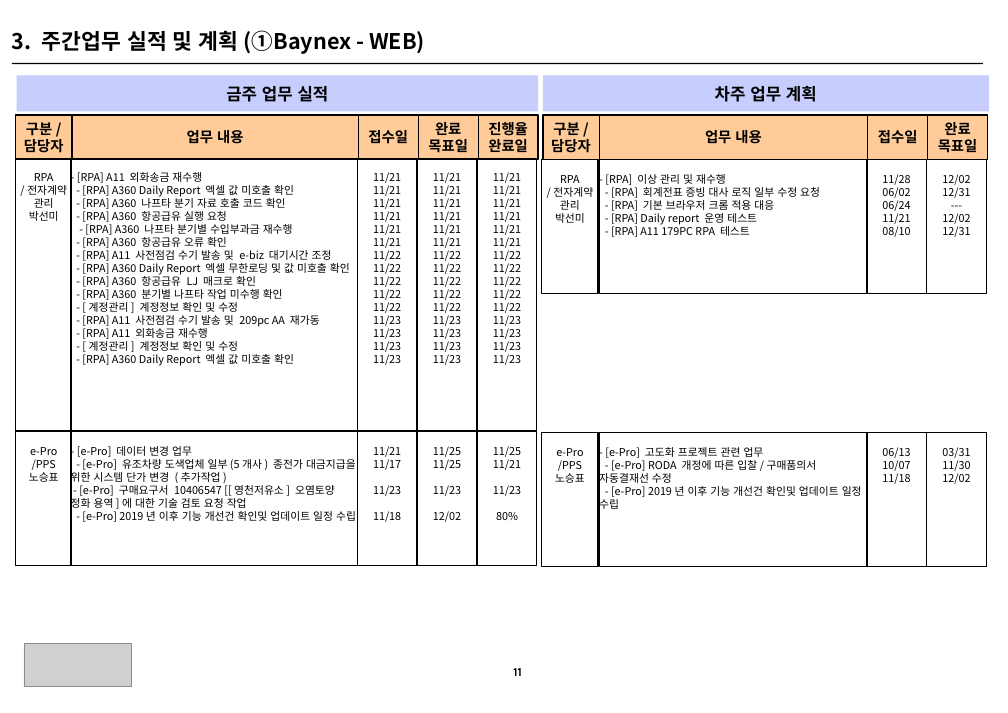
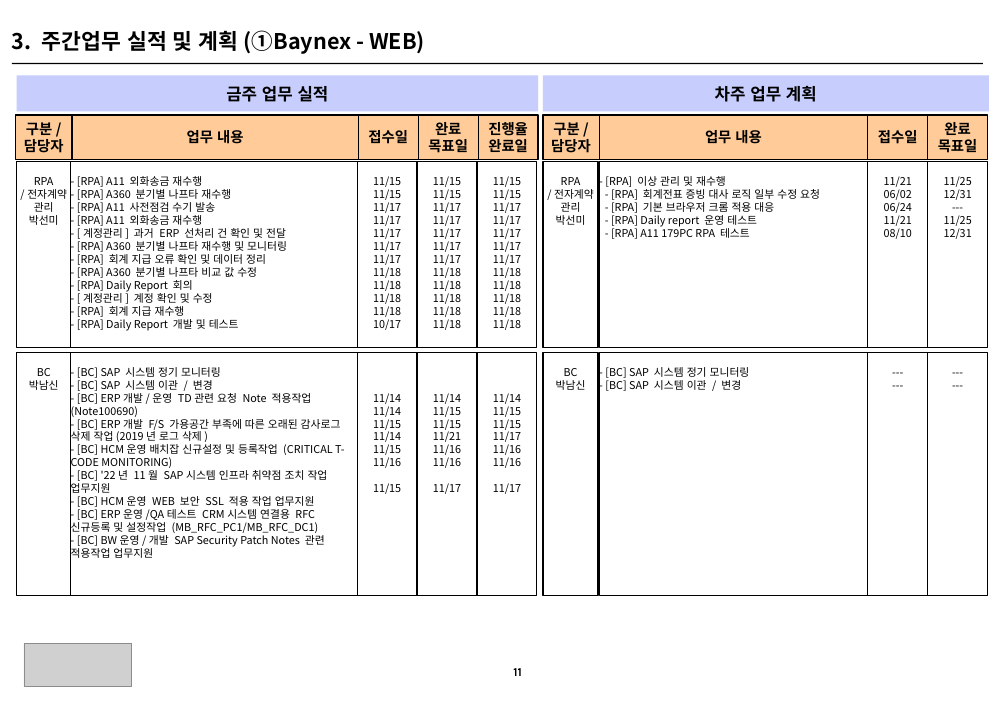
Before and after one commit to HywuLeeJiEun/BBS, a slide deck: slide 1 of src/main/webapp/WEB-INF/Files/주간보고_sample.pptx. Drawn at 1008x713 pixels with LibreOffice and Linux fonts; fonts in the diff are those of the drawing; grey boxes stand for pictures. Boxes give left, top, right and bottom in pixels: in the first picture for what was removed or moved away, otherwise in the second. Text is boxed around its words. In the diff, an @@ line names an element or a change of style, - is before the commit and + after.

```diff
--- a/src/main/webapp/WEB-INF/Files/주간보고_sample.pptx
+++ b/src/main/webapp/WEB-INF/Files/주간보고_sample.pptx
@@ rectangle "RPA /전자계약관리 박선미": place and size @@
-rectangle "RPA /전자계약관리 박선미" at (16,158,72,430)
+rectangle "RPA /전자계약관리 박선미" at (16,162,70,348)
@@ rectangle "- [RPA] A11 외화송금 재수행 ...": place and size @@
-rectangle "- [RPA] A11 외화송금 재수행 ..." at (71,158,357,430)
+rectangle "- [RPA] A11 외화송금 재수행 ..." at (71,162,357,348)
@@ text in rectangle at (77,176,287,331): text changed @@
-- [RPA] A11 외화송금 재수행
-- [RPA] A360 Daily Report 엑셀 값 미호출 확인
-- [RPA] A360 나프타 분기 자료 호출 코드 확인
-- [RPA] A360 항공급유 실행 요청
-- [RPA] A360 나프타 분기별 수입부과금 재수행
-- [RPA] A360 항공급유 오류 확인
-- [RPA] A11 사전점검 수기 발송 및 e-biz 대기시간 조정
-- [RPA] A360 Daily Report 엑셀 무한로딩 및 값 미호출 확인
-- [RPA] A360 항공급유 LJ 매크로 확인
-- [RPA] A360 분기별 나프타 작업 미수행 확인
-- [계정관리] 계정정보 확인 및 수정
-- [RPA] A11 사전점검 수기 발송 및 209pc AA 재가동
-- [RPA] A11 외화송금 재수행
-- [계정관리] 계정정보 확인 및 수정
-- [RPA] A360 Daily Report 엑셀 값 미호출 확인
+- [RPA] A11 외화송금 재수행
+- [RPA] A360 분기별 나프타 재수행
+- [RPA] A11 사전점검 수기 발송
+- [RPA] A11 외화송금 재수행
+- [계정관리] 과거 ERP 선처리 건 확인 및 전달
+- [RPA] A360 분기별 나프타 재수행 및 모니터링
+- [RPA] 회계 지급 오류 확인 및 데이터 정리
+- [RPA] A360 분기별 나프타 비교 값 수정
+- [RPA] Daily Report 회의
+- [계정관리] 계정 확인 및 수정
+- [RPA] 회계 지급 재수행
+- [RPA] Daily Report 개발 및 테스트
@@ rectangle "11/15 11/15 11/17 11/17 11/17 ...": place and size @@
-rectangle "11/15 11/15 11/17 11/17 11/17 ..." at (357,158,417,430)
+rectangle "11/15 11/15 11/17 11/17 11/17 ..." at (357,162,417,348)
@@ text in rectangle at (373,176,401,330): text changed @@
-11/21
-11/21
-11/21
-11/21
-11/21
-11/21
-11/22
-11/22
-11/22
-11/22
-11/22
-11/23
-11/23
-11/23
-11/23
+11/15
+11/15
+11/17
+11/17
+11/17
+11/17
+11/17
+11/18
+11/18
+11/18
+11/18
+10/17
@@ rectangle "11/15 11/15 11/17 11/17 11/17 ...": place and size @@
-rectangle "11/15 11/15 11/17 11/17 11/17 ..." at (417,158,476,430)
+rectangle "11/15 11/15 11/17 11/17 11/17 ..." at (417,162,476,348)
@@ text in rectangle at (433,176,461,330): text changed @@
-11/21
-11/21
-11/21
-11/21
-11/21
-11/21
-11/22
-11/22
-11/22
-11/22
-11/22
-11/23
-11/23
-11/23
-11/23
+11/15
+11/15
+11/17
+11/17
+11/17
+11/17
+11/17
+11/18
+11/18
+11/18
+11/18
+11/18
@@ rectangle "11/15 11/15 11/17 11/17 11/17 ...": place and size @@
-rectangle "11/15 11/15 11/17 11/17 11/17 ..." at (477,158,537,430)
+rectangle "11/15 11/15 11/17 11/17 11/17 ..." at (477,162,537,348)
@@ text in rectangle at (493,176,521,330): text changed @@
-11/21
-11/21
-11/21
-11/21
-11/21
-11/21
-11/22
-11/22
-11/22
-11/22
-11/22
-11/23
-11/23
-11/23
-11/23
+11/15
+11/15
+11/17
+11/17
+11/17
+11/17
+11/17
+11/18
+11/18
+11/18
+11/18
+11/18
@@ rectangle "RPA /전자계약관리 박선미": place and size @@
-rectangle "RPA /전자계약관리 박선미" at (542,160,598,294)
+rectangle "RPA /전자계약관리 박선미" at (543,162,598,348)
@@ rectangle "- [RPA] 이상 관리 및 ...": place and size @@
-rectangle "- [RPA] 이상 관리 및 ..." at (599,160,867,294)
+rectangle "- [RPA] 이상 관리 및 ..." at (599,162,867,348)
@@ rectangle "11/21 06/02 06/24 11/21 08/10": place and size @@
-rectangle "11/21 06/02 06/24 11/21 08/10" at (866,160,926,294)
+rectangle "11/21 06/02 06/24 11/21 08/10" at (868,162,928,348)
@@ text in rectangle at (884,176,912,239): text changed @@
-11/28
-06/02
-06/24
-11/21
-08/10
+11/21
+06/02
+06/24
+11/21
+08/10
@@ rectangle "11/25 12/31 --- 11/25 12/31": place and size @@
-rectangle "11/25 12/31 --- 11/25 12/31" at (927,160,986,294)
+rectangle "11/25 12/31 --- 11/25 12/31" at (928,162,987,348)
@@ text in rectangle at (944,176,972,239): text changed @@
-12/02
-12/31
----
-12/02
-12/31
+11/25
+12/31
+---
+11/25
+12/31
@@ rectangle added at (16,352,70,595), outline #000000 1 pt, 9 pt, text #000000 @@
+BC
+박남신
@@ rectangle added at (71,352,357,595), outline #000000 1 pt, 9 pt, text #000000 @@
+- [BC] SAP 시스템 정기 모니터링
+- [BC] SAP 시스템 이관 / 변경
+- [BC] ERP개발/운영 TD관련 요청 Note 적용작업(Note100690)
+- [BC] ERP개발 F/S 가용공간 부족에 따른 오래된 감사로그 삭제 작업(2019년 로그 삭제)
+- [BC] HCM운영 배치잡 신규설정 및 등록작업 (CRITICAL T-CODE MONITORING)
+- [BC] '22년 11월 SAP시스템 인프라 취약점 조치 작업 업무지원
+- [BC] HCM운영 WEB 보안 SSL 적용 작업 업무지원
+- [BC] ERP운영/QA테스트 CRM시스템 연결용 RFC 신규등록 및 설정작업 (MB_RFC_PC1/MB_RFC_DC1)
+- [BC] BW운영/개발 SAP Security Patch Notes 관련 적용작업 업무지원
@@ rectangle "11/14 11/14 11/15 11/14 11/15 ...": place and size @@
-rectangle "11/14 11/14 11/15 11/14 11/15 ..." at (357,432,417,566)
+rectangle "11/14 11/14 11/15 11/14 11/15 ..." at (357,352,417,595)
@@ rectangle added at (417,352,476,595), outline #000000 1 pt, 9 pt, text #000000 @@
+11/14
+11/15
+11/15
+11/21
+11/16
+11/16
+11/17
@@ rectangle added at (477,352,537,595), outline #000000 1 pt, 9 pt, text #000000 @@
+11/14
+11/15
+11/15
+11/17
+11/16
+11/16
+11/17
@@ rectangle added at (543,352,598,595), outline #000000 1 pt, 9 pt, text #000000 @@
+BC
+박남신
@@ rectangle added at (599,352,867,595), outline #000000 1 pt, 9 pt, text #000000 @@
+- [BC] SAP 시스템 정기 모니터링
+- [BC] SAP 시스템 이관 / 변경
@@ rectangle added at (868,352,928,595), outline #000000 1 pt, 9 pt, text #000000 @@
+---
+---
@@ rectangle added at (928,352,987,595), outline #000000 1 pt, 9 pt, text #000000 @@
+---
+---
@@ text in rectangle at (373,393,401,494): text changed @@
-11/21
-11/17
-11/23
-11/18
+11/14
+11/14
+11/15
+11/14
+11/15
+11/16
+11/15
@@ rectangle removed at (16,432,72,566) @@
-e-Pro
-/PPS
-노승표
@@ rectangle removed at (71,432,357,566) @@
-- [e-Pro] 데이터 변경 업무
-- [e-Pro] 유조차량 도색업체 일부(5개사) 종전가 대금지급을 위한 시스템 단가 변경 (추가작업)
-- [e-Pro] 구매요구서 10406547 [[영천저유소] 오염토양 정화 용역]에 대한 기술 검토 요청 작업
-- [e-Pro] 2019년 이후 기능 개선건 확인및 업데이트 일정 수립
@@ rectangle removed at (417,432,476,566) @@
-11/25
-11/25
-11/23
-12/02
@@ rectangle removed at (477,432,537,566) @@
-11/25
-11/21
-11/23
-80%
@@ rectangle removed at (542,432,598,567) @@
-e-Pro
-/PPS
-노승표
@@ rectangle removed at (599,432,867,567) @@
-- [e-Pro] 고도화 프로젝트 관련 업무
-- [e-Pro] RODA 개정에 따른 입찰/구매품의서 자동결재선 수정
-- [e-Pro] 2019년 이후 기능 개선건 확인및 업데이트 일정 수립
@@ rectangle removed at (866,432,926,567) @@
-06/13
-10/07
-11/18
@@ rectangle removed at (927,432,986,567) @@
-03/31
-11/30
-12/02
```
Also in this commit, not shown: 2 slides added, 26 other files.
